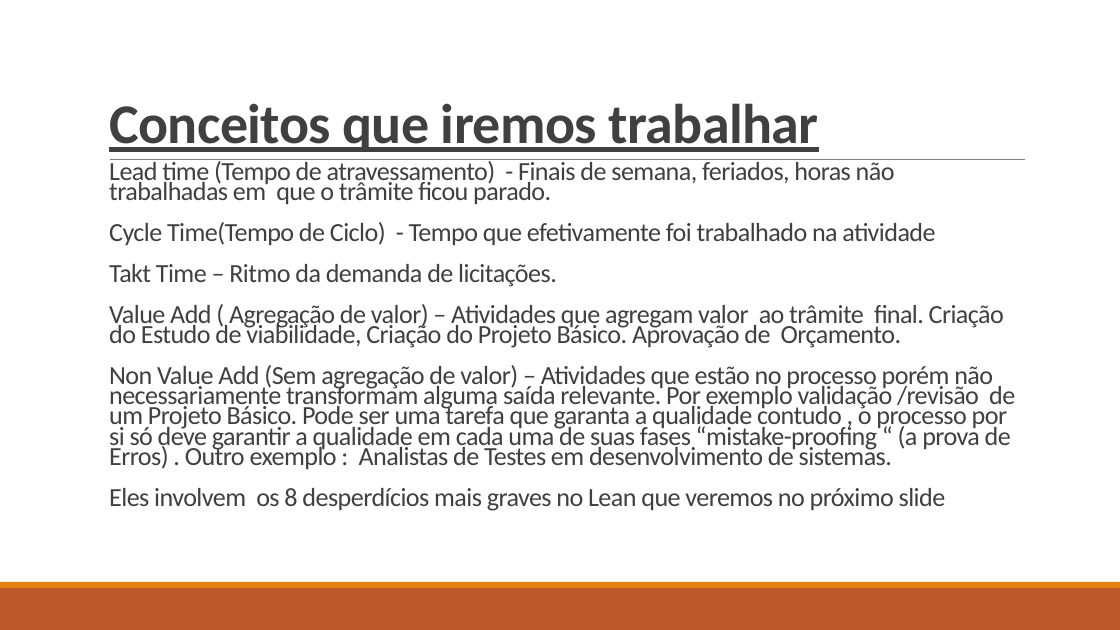
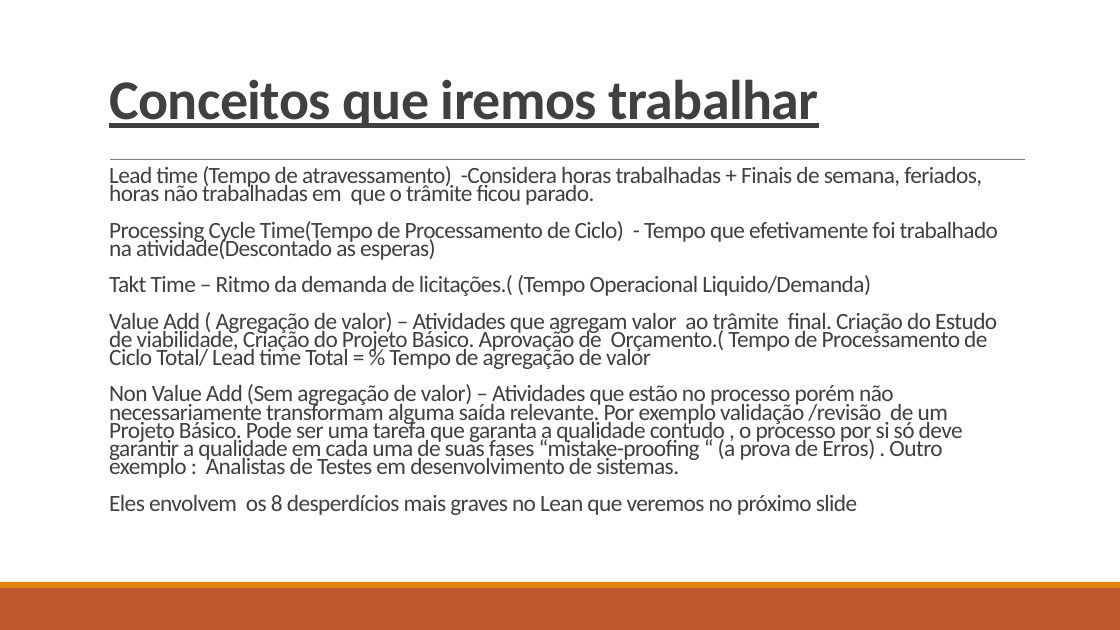
Before and after one commit to ruhansanabria/Puc_Lean2016, a slide deck: slide 5 of Apresentações/TRE DMAIC - Analyze.pptx. Drawn at 1120x630 pixels with LibreOffice and Linux fonts; fonts in the diff are those of the drawing. Boxes give left, top, right and bottom in pixels: in the first picture for what was removed or moved away, otherwise in the second. Text is boxed around its words. In the diff, an @@ line names an element or a change of style, - is before the commit and + after.

```diff
--- a/Apresentações/TRE DMAIC - Analyze.pptx
+++ b/Apresentações/TRE DMAIC - Analyze.pptx
@@ title "Conceitos que iremos trabalhar": place and size @@
-title "Conceitos que iremos trabalhar" at bbox=[109, 103, 819, 152]
+title "Conceitos que iremos trabalhar" at bbox=[109, 79, 819, 128]
@@ text at bbox=[109, 166, 998, 369]: text changed; size 22.4 to 20 pt @@
-Lead time (Tempo de atravessamento) - Finais de semana, feriados, horas não trabalhadas em que o trâmite ficou parado.
-Cycle Time(Tempo de Ciclo) - Tempo que efetivamente foi trabalhado na atividade
-Takt Time – Ritmo da demanda de licitações.
-Value Add ( Agregação de valor) – Atividades que agregam valor ao trâmite final. Criação do Estudo de viabilidade, Criação do Projeto Básico. Aprovação de Orçamento.
+Lead time (Tempo de atravessamento) -Considera horas trabalhadas + Finais de semana, feriados, horas não trabalhadas em que o trâmite ficou parado.
+Processing Cycle Time(Tempo de Processamento de Ciclo) - Tempo que efetivamente foi trabalhado na atividade(Descontado as esperas)
+Takt Time – Ritmo da demanda de licitações.( (Tempo Operacional Liquido/Demanda)
+Value Add ( Agregação de valor) – Atividades que agregam valor ao trâmite final. Criação do Estudo de viabilidade, Criação do Projeto Básico. Aprovação de Orçamento.( Tempo de Processamento de Ciclo Total/ Lead time Total = % Tempo de agregação de valor
@@ text at bbox=[109, 384, 963, 478]: size 22.4 to 20 pt in "Non Value Add (Sem agregação de valor) ..." @@
@@ text at bbox=[109, 495, 857, 515]: text changed; size 22.4 to 20 pt @@
-Eles involvem os 8 desperdícios mais graves no Lean que veremos no próximo slide
+Eles envolvem os 8 desperdícios mais graves no Lean que veremos no próximo slide
```
Also in this commit, not shown: 6 other slides changed, 3 slides added, 8 other files.
